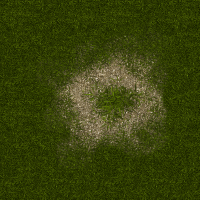
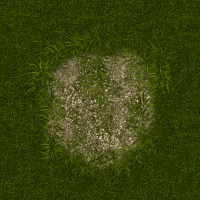
Layer changes from the first 200×200 image to the second:
renamed "Gras Background#1" to "Gras 0.1", moved it above "Gras 0.05", painted on it over [20, 14, 199, 184]
renamed "Gras Background Original" to "Gras 0.05", moved it above "Sand Grob", painted on it over [10, 14, 199, 200]
renamed "Gras" to "Sand Grob", painted on it over [19, 14, 199, 191]
removed layer "Gras Background" over [10, 14, 199, 200]
